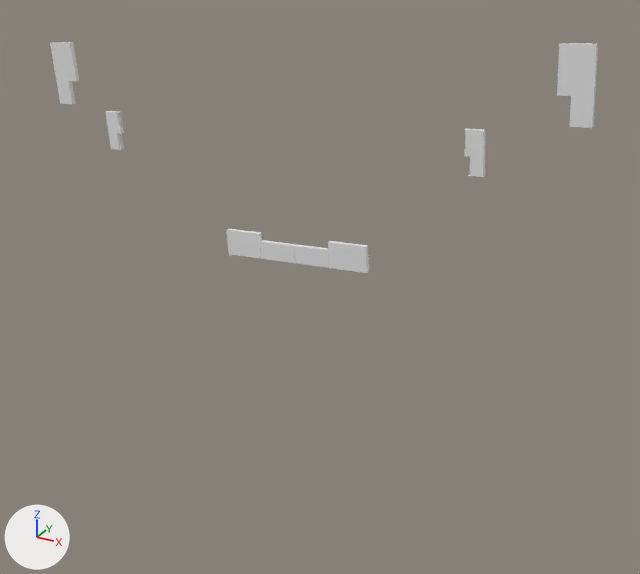
One commit to the glTF model output/Level_03/Level_03_structure.glb: the scene before it, then after it.
Camera for both pictures: a camera (50 mm lens) standing at (47.9, -62.8, 60.9) and looking at (15.0, -3.0, 31.0). Every picture has the same lights, and +X, +Y and +Z are marked at lower left. The first picture is the older version. Where no turn or scale is listed for an object, it has been applied to the vertices. Vertices at exactly the same position are counted once.

The older version as bpy lines, for what is in view:
```python
me_ifc_type = bpy.data.meshes.new('ifc_type')
me_ifc_type.from_pydata(...)  # 186 vertices, 352 faces; spans x -4.8..37.2, y -12.1..-10.3, z 35.7..53.4
ob_ifc_type = bpy.data.objects.new('ifc_type', me_ifc_type)
ob_ifc_type.location = (0.0, 0.0, 0.0)
```
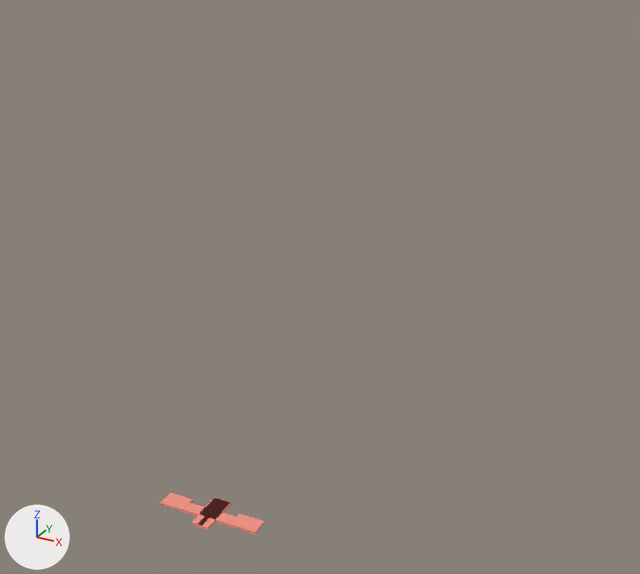
Location of each change, [x1, y1, x2, y2] in pixels of the pictures (640 x 574 px; the box of a moved part takes in the faces that stretch with it):
'ifc_type', recoloured, reshaped (81% narrower, 81% shorter)
    before: [50, 42, 598, 273]
    after: [160, 493, 264, 535]
part 1 of me_ifc_type, moved or reshaped
    before: [557, 43, 598, 128]
    after: [197, 498, 230, 530]
part 2 of me_ifc_type, moved or reshaped
    before: [50, 42, 79, 104]
    after: [192, 498, 231, 527]
part 3 of me_ifc_type, moved or reshaped
    before: [226, 229, 262, 259]
    after: [160, 493, 193, 512]
part 4 of me_ifc_type, moved or reshaped
    before: [328, 241, 369, 273]
    after: [230, 514, 264, 535]
part 5 of me_ifc_type, moved or reshaped
    before: [259, 240, 296, 263]
    after: [183, 503, 212, 517]
part 6 of me_ifc_type, moved or reshaped
    before: [294, 244, 329, 268]
    after: [210, 511, 236, 527]
part 7 of me_ifc_type, moved or reshaped (not visible afterwards)
    before: [464, 129, 486, 177]
part 8 of me_ifc_type, moved or reshaped (not visible afterwards)
    before: [105, 111, 124, 150]

Patch to the scene script:
```diff
--- a/output/Level_03/Level_03_structure.glb.py
+++ b/output/Level_03/Level_03_structure.glb.py
@@ mat_material_0 @@
+mat_material_0 = principled_material('Material_0')
+mat_material_0.base_color = (0.906, 0.298, 0.235)  # pink #f49485
+mat_material_0.roughness = 1.0
@@ me_ifc_type @@
 # used by ob_ifc_type; location = (0.0, 0.0, 0.0)
-me_ifc_type.from_pydata(...)  # 186 vertices, 352 faces; spans x -4.8..37.2, y -12.1..-10.3, z 35.7..53.4
+me_ifc_type.from_pydata(...)  # 186 vertices, 352 faces; spans x -5.9..5.9, y -2.4..2.4, z -0.2..0.2
+# me_ifc_type part 1: the loose piece of 12 vertices spanning x 34.8..37.2, y -10.6..-10.3, z 48.6..53.4 is turned -90 degrees about the x axis through its middle, then moved by (-36.0, 10.4, -51.0)
+# me_ifc_type part 2: the loose piece of 12 vertices spanning x -4.8..-2.5, y -10.6..-10.3, z 45.8..50.7 is turned -90 degrees about the x axis through its middle, then moved by (3.6, 10.4, -48.3)
+# me_ifc_type part 3: the loose piece of 16 vertices spanning x 11.1..14.2, y -10.6..-10.3, z 35.7..38.1 is turned -90 degrees about the x axis through its middle, then moved by (-17.1, 10.1, -36.9)
+# me_ifc_type part 4: the loose piece of 16 vertices spanning x 19.9..23.0, y -10.6..-10.3, z 36.5..38.7 is turned -90 degrees about the x axis through its middle, then moved by (-17.1, 10.8, -37.6)
+# me_ifc_type part 5: the loose piece of 8 vertices spanning x 14.1..17.1, y -10.6..-10.3, z 36.1..37.7 is turned -90 degrees about the x axis through its middle, then moved by (-17.1, 10.1, -36.9)
+# me_ifc_type part 6: the loose piece of 8 vertices spanning x 17.1..20.0, y -10.6..-10.3, z 36.3..37.9 is turned -90 degrees about the x axis through its middle, then moved by (-17.1, 10.3, -37.1)
+# me_ifc_type part 7: the loose piece of 57 vertices spanning x 30.0..31.4, y -12.1..-11.8, z 45.2..48.2 is turned -90 degrees about the x axis through its middle, then moved by (-30.7, 11.9, -46.7)
+# me_ifc_type part 8: the loose piece of 57 vertices spanning x 1.6..2.9, y -12.1..-11.8, z 43.3..46.2 is turned -90 degrees about the x axis through its middle, then moved by (-2.2, 11.9, -44.7)
+me_ifc_type.materials.append(mat_material_0)  # pink #f49485
```
